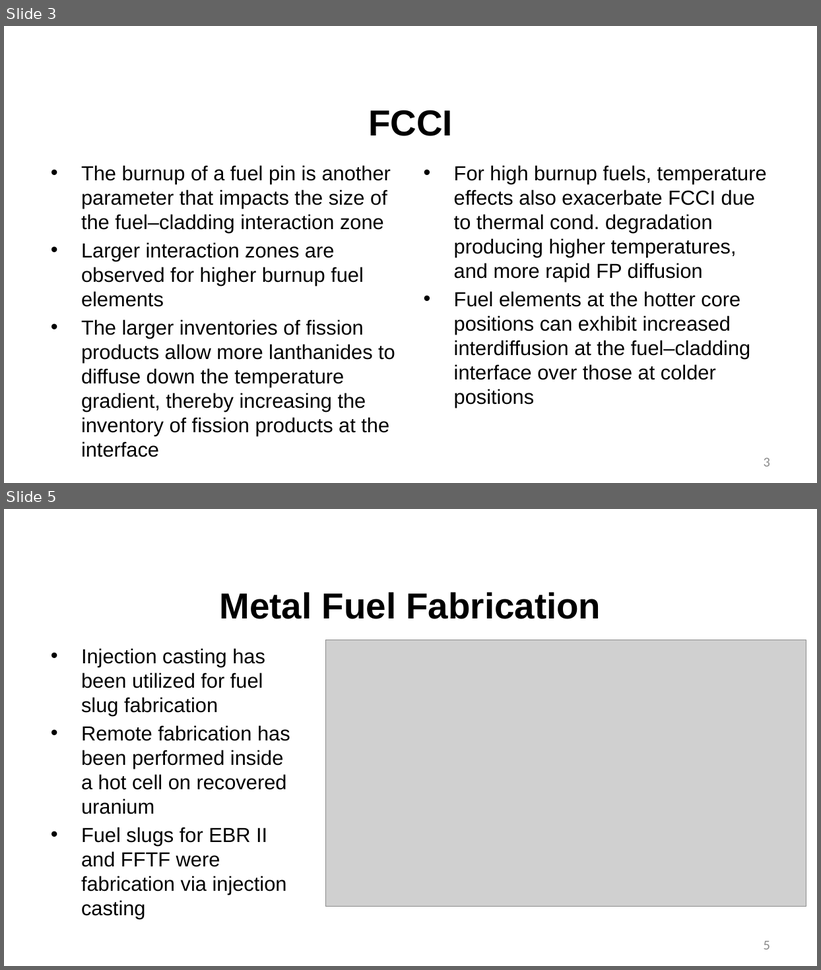
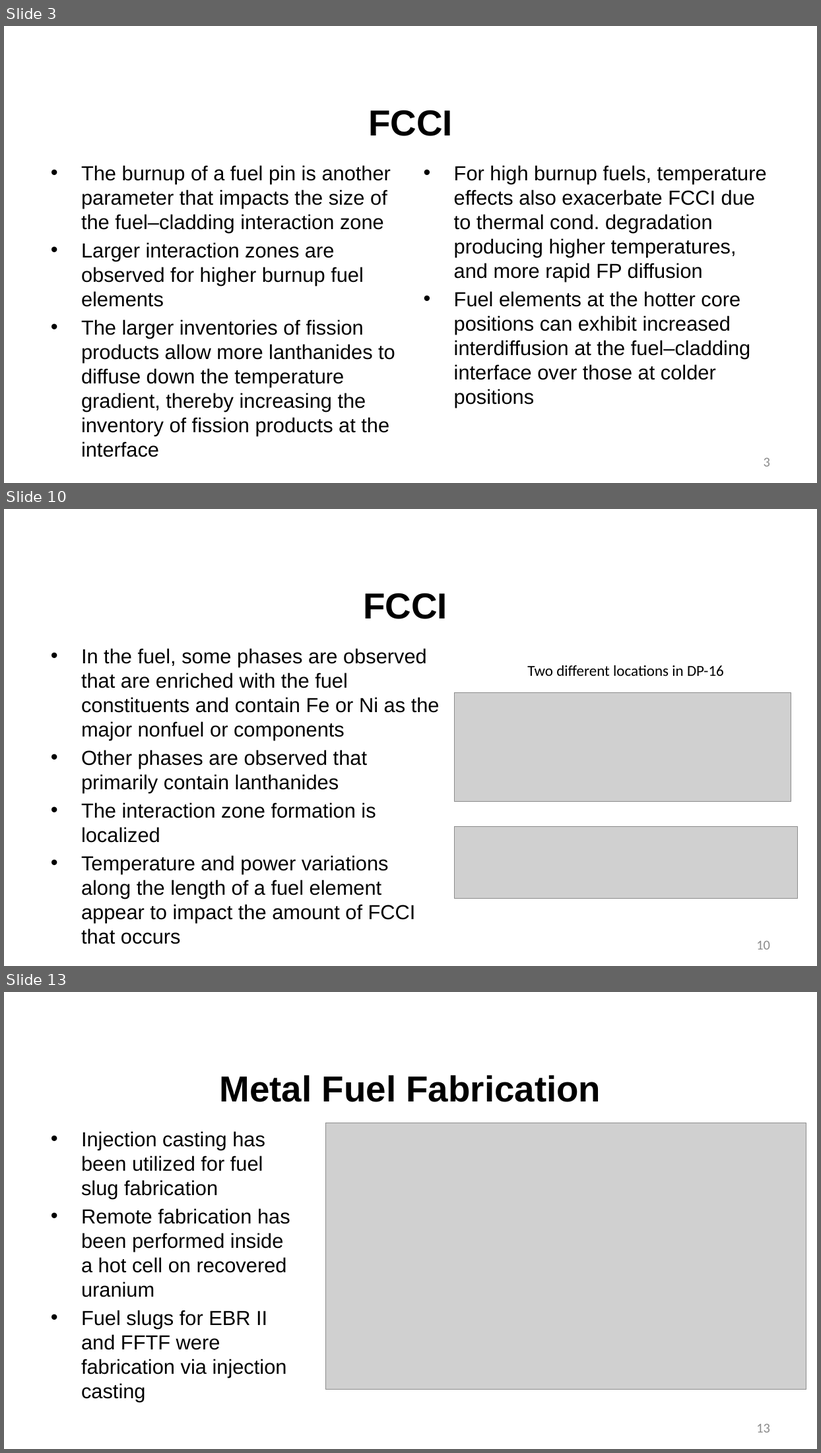
Before and after one commit to benbeeler/TEACHING, a slide deck: Advanced Reactor Materials/Lec8_SFRs.pptx. Shown one above the other, each under a label of ours: slides 3 and 5 before the commit, slides 3, 10 and 13 after it; the slides between them are not shown. The pictures are 821x970 and 821x1453 pixels, drawn with LibreOffice and Linux fonts; fonts in the diff are those of the drawing; grey boxes stand for pictures; background and template pictures are left out. Boxes give left, top, right and bottom in pixels: in the first picture for what was removed or moved away, otherwise in the second. Text is boxed around its words. In the diff, an @@ line names an element or a change of style, - is before the commit and + after.

```diff
--- a/Advanced Reactor Materials/Lec8_SFRs.pptx
+++ b/Advanced Reactor Materials/Lec8_SFRs.pptx
@@ slide 10 added at [4, 509, 817, 966], background #FFFFFF @@
@@ title added at [363, 593, 448, 619], 42.7 pt, text #000000, bold @@
+FCCI
@@ text added at [81, 648, 440, 923], 24 pt, text #000000 @@
+• In the fuel, some phases are observed that are enriched with the fuel constituents and contain Fe or Ni as the major nonfuel or components
+• Other phases are observed that primarily contain lanthanides
+• The interaction zone formation is localized
+• Temperature and power variations along the length of a fuel element appear to impact the amount of FCCI that occurs
@@ text added at [527, 665, 724, 676], 18 pt, text #000000 @@
+Two different locations in DP-16
@@ picture added at [455, 692, 791, 802] @@
@@ picture added at [455, 827, 797, 899] @@
@@ page number added at [756, 941, 770, 950], 16 pt, text #8C8C8C @@
+10
@@ what was slide 5 is now slide 13 @@
@@ page number at [756, 1424, 770, 1433]: text changed @@
-5
+13
```
Also in this commit, not shown: 1 slide changed, 7 other slides added, 15 slides removed, 3 other files.
